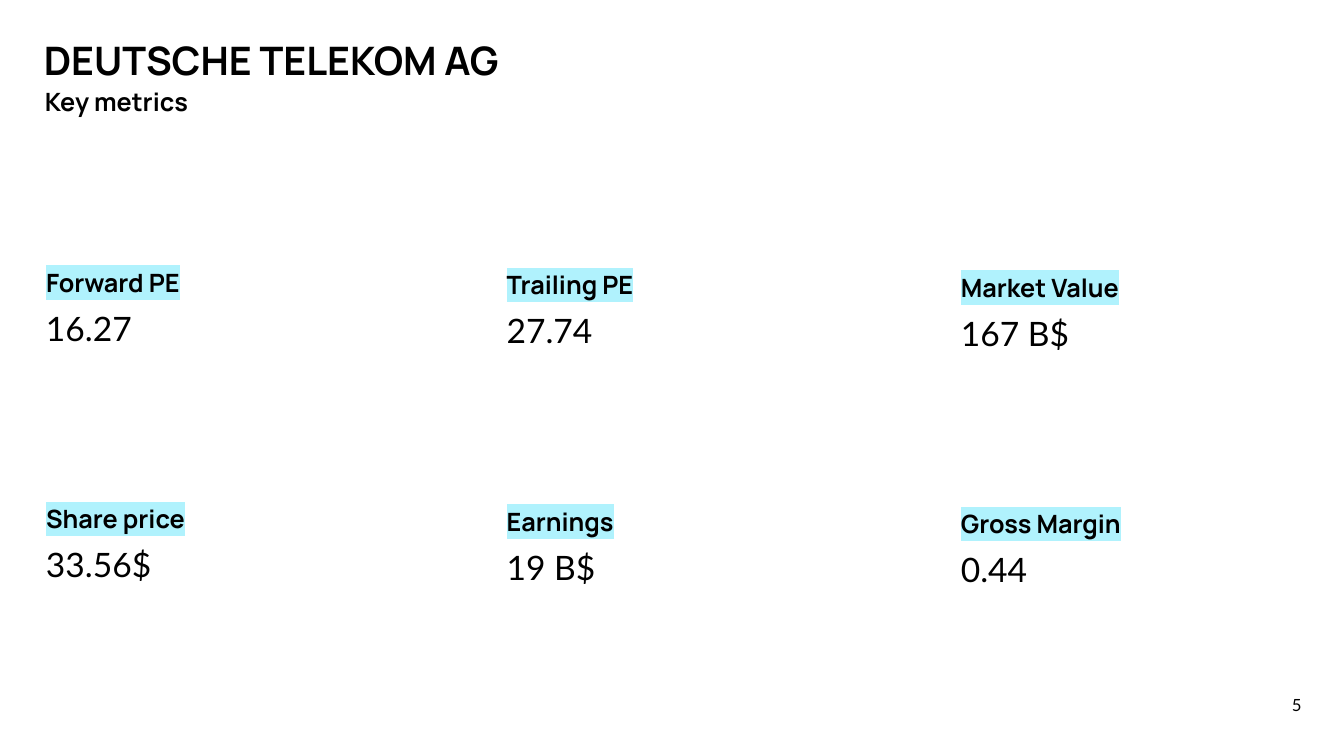
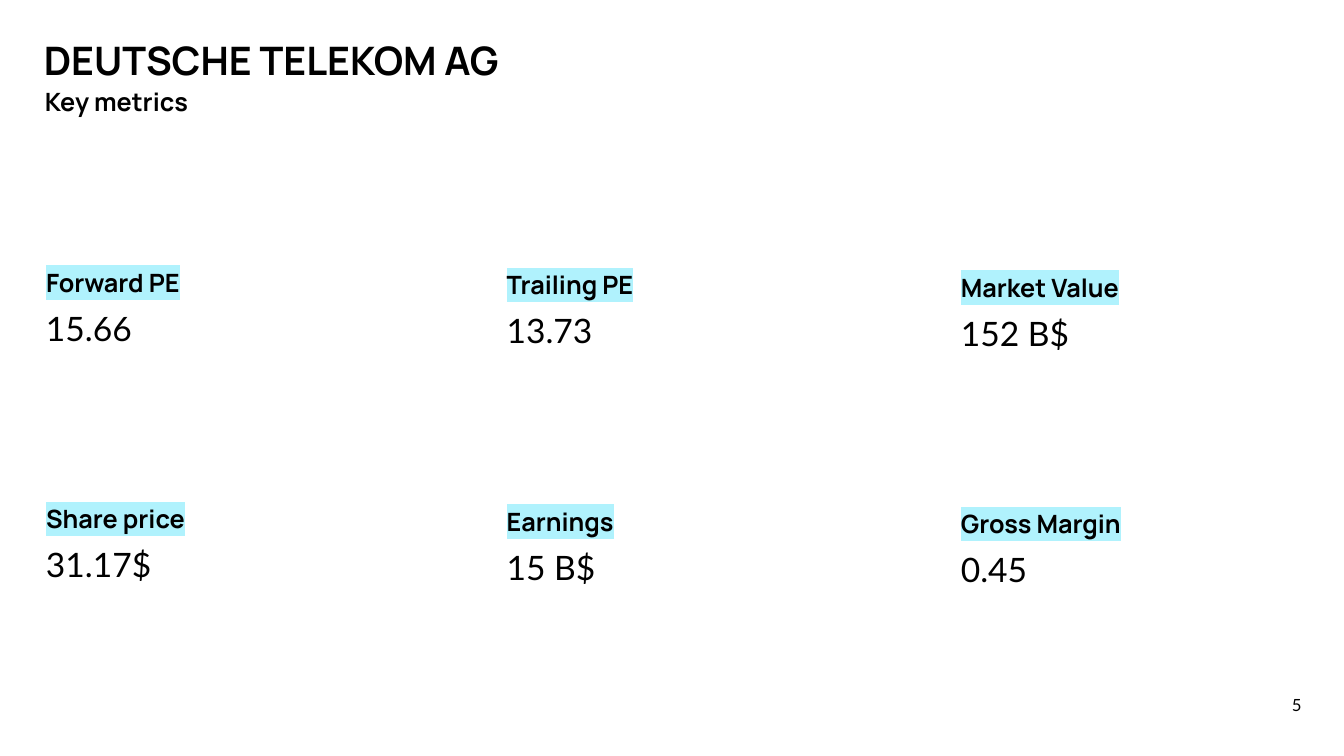
Before and after one commit to mx791/PyConsulting, a slide deck: slide 5 of out/out.pptx. Drawn at 1344x756 pixels with LibreOffice and Linux fonts; fonts in the diff are those of the drawing; background and template pictures are left out. Boxes give left, top, right and bottom in pixels: in the first picture for what was removed or moved away, otherwise in the second. Text is boxed around its words. In the diff, an @@ line names an element or a change of style, - is before the commit and + after.

```diff
--- a/out/out.pptx
+++ b/out/out.pptx
@@ text at (x1=46, y1=317, x2=132, y2=342): text changed @@
-16.27
+15.66
@@ text at (x1=507, y1=318, x2=593, y2=344): text changed @@
-27.74
+13.73
@@ text at (x1=961, y1=318, x2=1069, y2=350): text changed @@
-167 B$
+152 B$
@@ text at (x1=46, y1=549, x2=151, y2=581): text changed @@
-33.56$
+31.17$
@@ text at (x1=507, y1=552, x2=595, y2=584): text changed @@
-19 B$
+15 B$
@@ text at (x1=961, y1=557, x2=1027, y2=583): text changed @@
-0.44
+0.45
```
Also in this commit, not shown: 18 other slides changed, 15 slides added, 5 other files.
